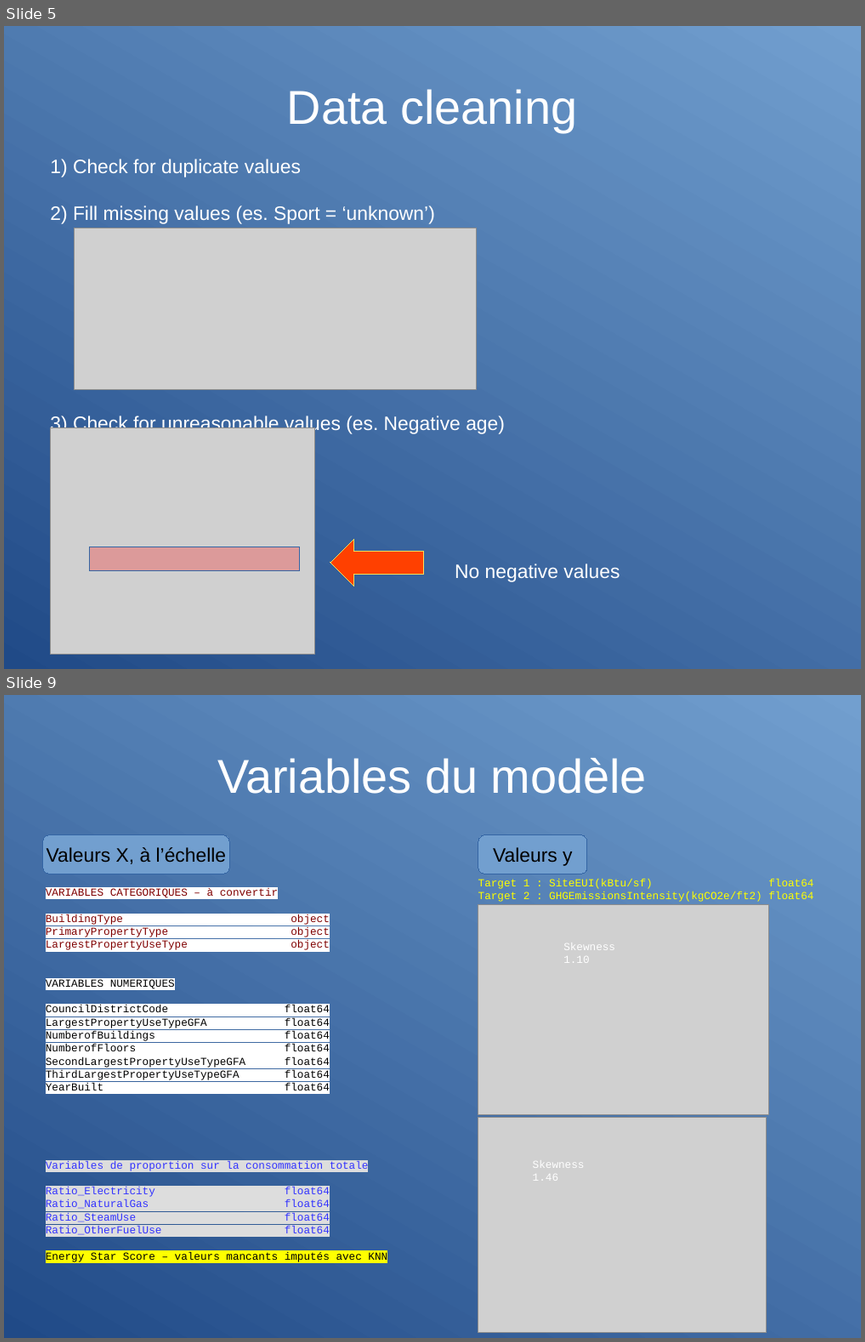
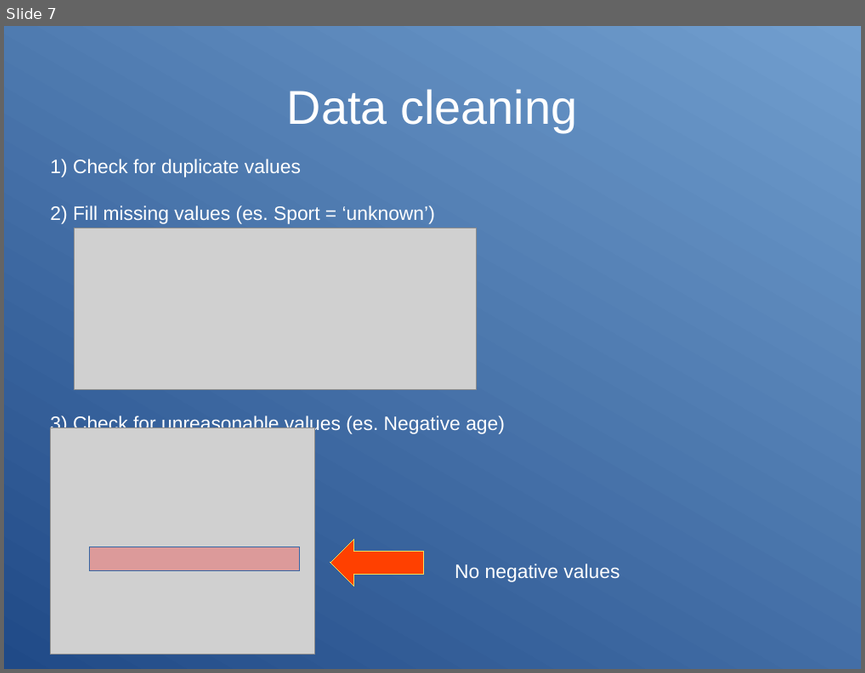
Before and after one commit to opsabarsec/mailings_response_prediction, a slide deck: documents/presentation.odp. Shown one above the other, each under a label of ours: slides 5 and 9 before the commit, slide 7 after it; the slides between them are not shown. The pictures are 865x1342 and 865x673 pixels, drawn with LibreOffice and Linux fonts; fonts in the diff are those of the drawing; grey boxes stand for pictures. Boxes give left, top, right and bottom in pixels: in the first picture for what was removed or moved away, otherwise in the second. Text is boxed around its words. In the diff, an @@ line names an element or a change of style, - is before the commit and + after.

```diff
--- a/documents/presentation.odp
+++ b/documents/presentation.odp
@@ slide 9 removed at (4, 695, 861, 1338), background gradient #204A87 to #729FCF @@
@@ title removed at (217, 758, 647, 794) @@
-Variables du modèle
@@ rounded rectangle removed at (43, 835, 229, 873) @@
-Valeurs X, à l’échelle
@@ rounded rectangle removed at (478, 835, 587, 873) @@
-Valeurs y
@@ text removed at (46, 888, 387, 1262) @@
-VARIABLES CATEGORIQUES – à convertir
-BuildingType object
-PrimaryPropertyType object
-LargestPropertyUseType object
-VARIABLES NUMERIQUES
-CouncilDistrictCode float64
-LargestPropertyUseTypeGFA float64
-NumberofBuildings float64
-NumberofFloors float64
-SecondLargestPropertyUseTypeGFA float64
-ThirdLargestPropertyUseTypeGFA float64
-YearBuilt float64
-Variables de proportion sur la consommation totale
-Ratio_Electricity float64
-Ratio_NaturalGas float64
-Ratio_SteamUse float64
-Ratio_OtherFuelUse float64
-Energy Star Score – valeurs mancants imputés avec KNN
@@ text removed at (478, 879, 813, 902) @@
-Target 1 : SiteEUI(kBtu/sf) float64
-Target 2 : GHGEmissionsIntensity(kgCO2e/ft2) float64
@@ picture removed at (478, 905, 768, 1115) @@
@@ text removed at (563, 943, 615, 963) @@
-Skewness
-1.10
@@ picture removed at (478, 1117, 766, 1333) @@
@@ text removed at (533, 1161, 585, 1180) @@
-Skewness
-1.46
@@ what was slide 5 is now slide 7 @@
```
Also in this commit, not shown: 5 slides changed, 16 slides added, 11 other slides removed, 9 other files.
